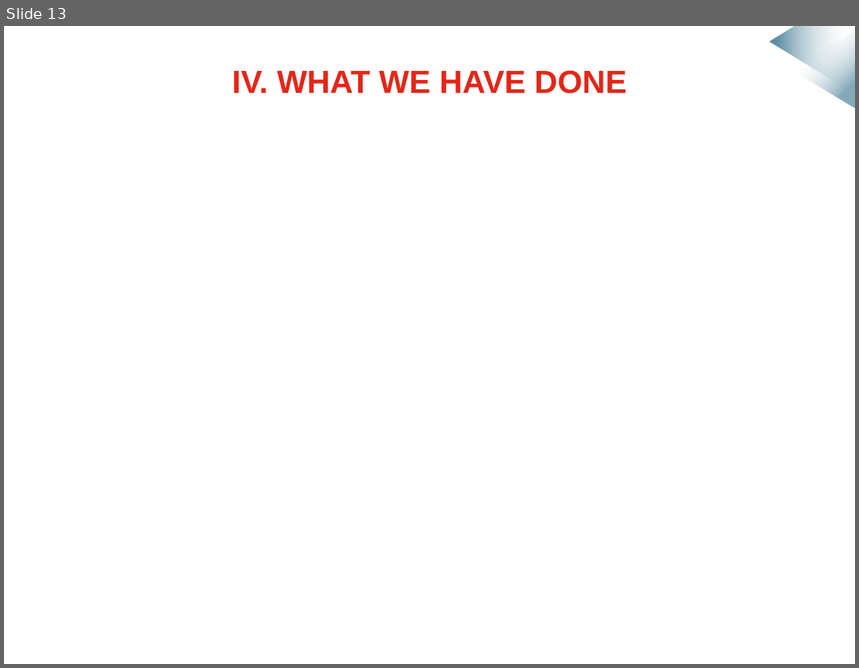
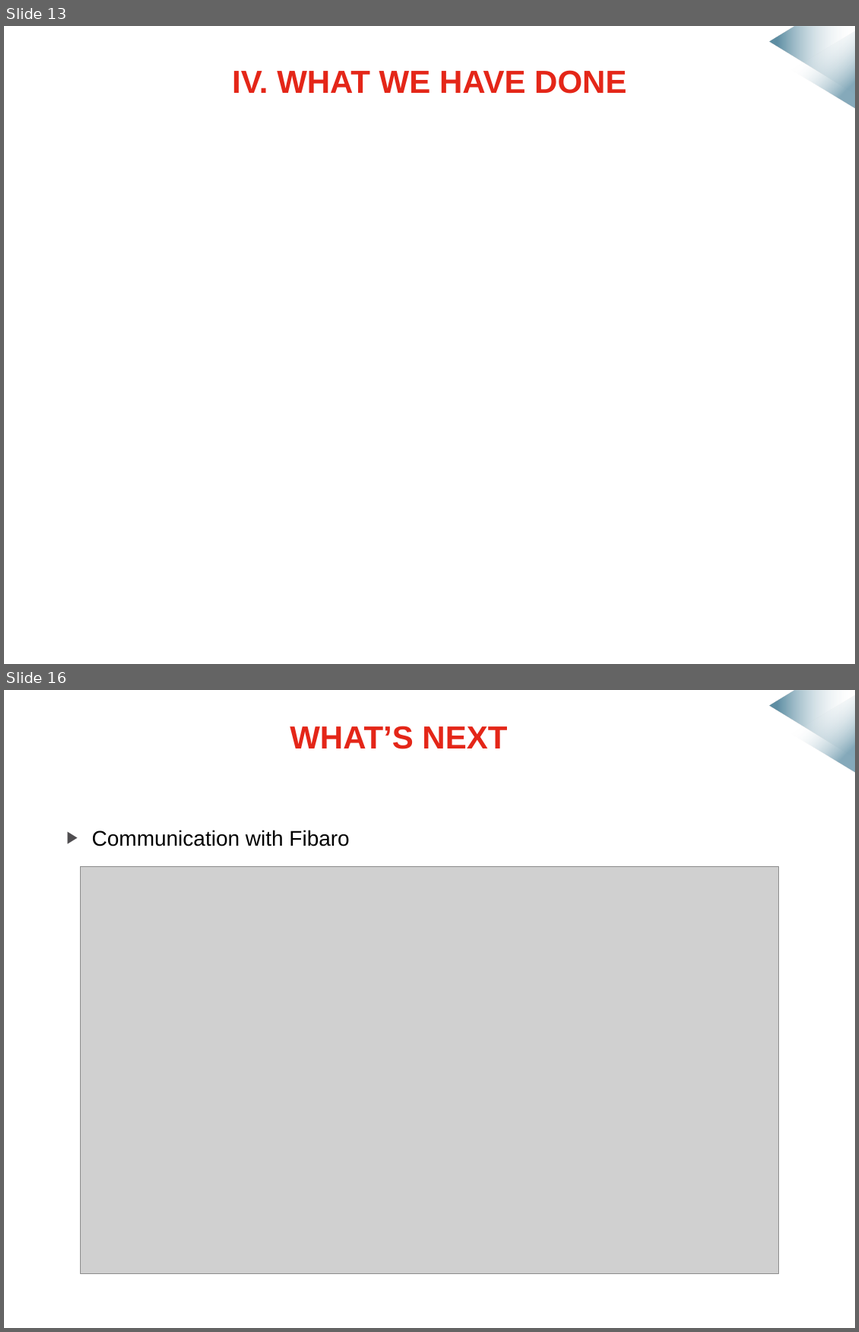
Before and after one commit to mmeven/EP_Domotique_Tablette, a slide deck: Rendu/Diapo_prototype_janvier.pptx. Shown one above the other, each under a label of ours: slide 13 before the commit, slides 13 and 16 after it; the slides between them are not shown. The pictures are 859x668 and 859x1332 pixels, drawn with LibreOffice and Linux fonts; fonts in the diff are those of the drawing; grey boxes stand for pictures; background and template pictures are left out. Boxes give left, top, right and bottom in pixels: in the first picture for what was removed or moved away, otherwise in the second. Text is boxed around its words. In the diff, an @@ line names an element or a change of style, - is before the commit and + after.

```diff
--- a/Rendu/Diapo_prototype_janvier.pptx
+++ b/Rendu/Diapo_prototype_janvier.pptx
@@ slide 16 added at <box>4,690,855,1328</box>, background #FFFFFF; not listed: 2 template elements that a slide beside it also shows @@
@@ title added at <box>290,726,507,749</box>, 27 pt, text #E42618, bold @@
+WHAT’S NEXT
@@ text added at <box>92,830,349,847</box>, 18 pt, text #000000 @@
+▶ Communication with Fibaro
@@ picture added at <box>81,867,779,1274</box> @@
```
Also in this commit, not shown: 12 slides changed, 2 other slides added, 15 other files.
